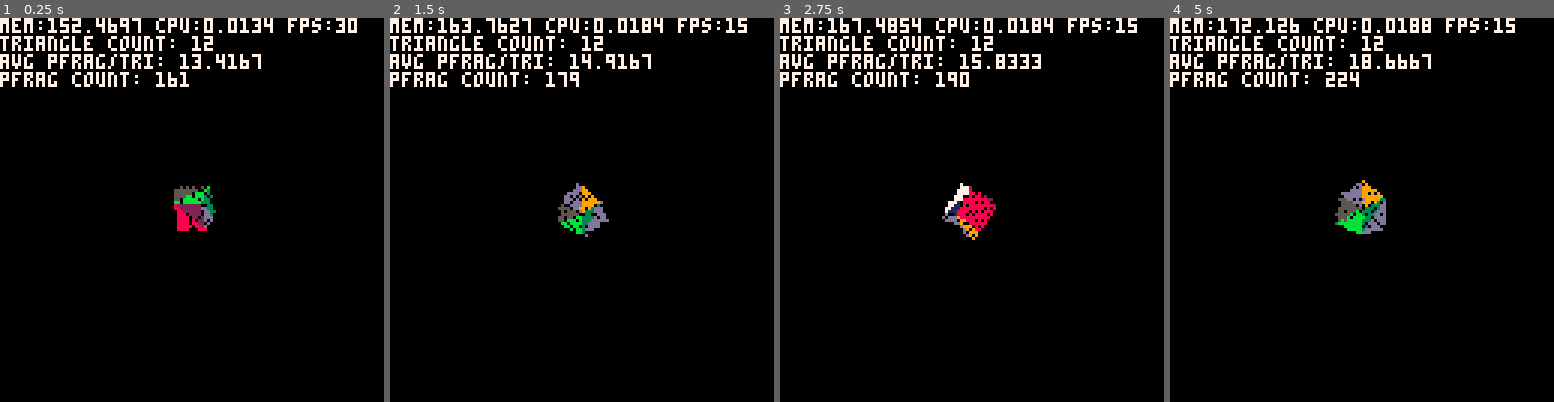
Above: before the commit, frames 1-4 (left to right).
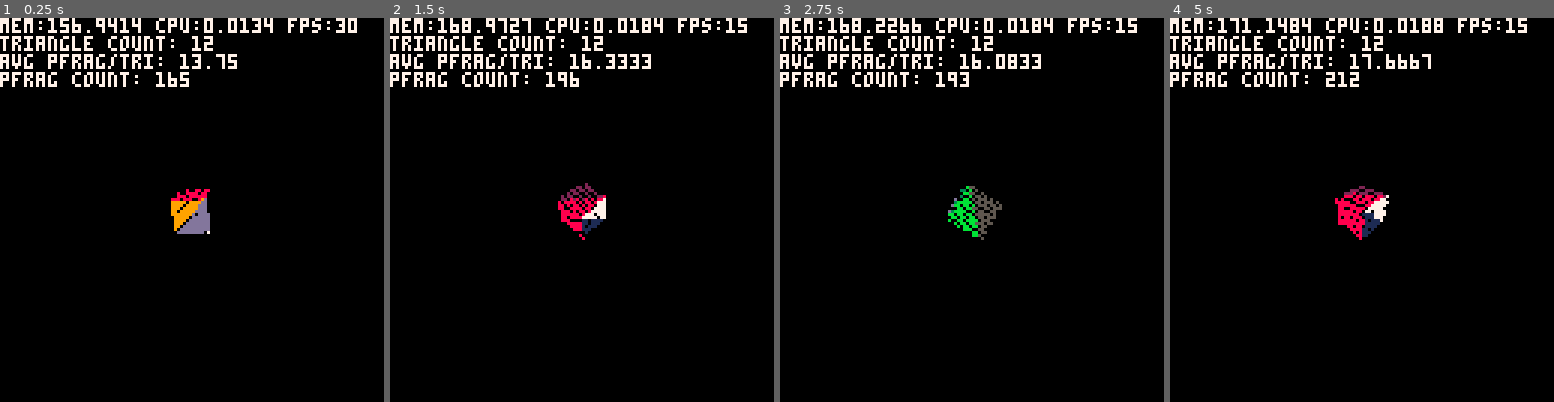
Above: after the commit, the same moments.

Repository: sthilaid/pico-8-carts
Game: PICO-8 cartridge cube.p8
Two runs of this game, one before a commit and one after it. Both use one fixed random seed, a clock stepped at 60 frames per second and the inputs below.
Inputs:
- Up to frame 1 (0.25 s): no input
- Up to frame 2 (1.5 s): no input
- Up to frame 3 (2.75 s): hold Up 2.15-2.42 s
- Up to frame 4 (5 s): hold Down 3.63-3.97 s; hold Up from 4.73 s (still down)

The runs differ from the first frame. In frame 1, 1.5% of the frame differs, in the area x 18-68%, y 0-57%; in frame 2, 1.5%; in frame 3, 1.4%; in frame 4, 2.6%, in the area x 18-93%, y 0-58%.

Commit message:
fixed pixel ordering

Diff:
--- a/cube.p8
+++ b/cube.p8
@@ -11,7 +11,7 @@
 function _init()
    --camera = perspective2(45, 1, 0.1, 1000)
    --camera = ortho(-5, 5, 5, -5, 0.1, 100)
-   camera = perspective(-3, 3, 3, -3, 2, 100)
+   camera = perspective(-3, 3, 3, -3, -2, -100)
    cube = object(transmatrix(vpoint(0,0,8)), cubemesh())
    add(objects, cube)
 
@@ -76,6 +76,14 @@
    end
 end
 
+-------------------------------------------------------------------------------
+-- floats
+
+function sign(x)
+   if x < 0 then    return -1
+   else             return 1
+   end
+end
 -------------------------------------------------------------------------------
 -- vectors
 
@@ -91,6 +99,11 @@
 function vdistsqr(v1, v2) local dv = vsub(v2,v1) return vdot(dv,dv) end
 function vstr(v) return "["..v[1]..","..v[2]..","..v[3]..","..v[4].."]" end
 function vstr3(v) return "["..v[1]..","..v[2]..","..v[3].."]" end
+function vcross(v1,v2) return {v1[2]*v2[3] - v1[3]*v2[2],
+                               v1[3]*v2[1] - v1[1]*v2[3],
+                               v1[1]*v2[2] - v1[2]*v2[1],
+                               0}
+end
 
 -------------------------------------------------------------------------------
 -- matrix
@@ -208,12 +221,12 @@
    print(vstr(m[3]))
    print(vstr(m[4]))
 end
-
-function meshdata(vertices, textureCoords, normals, triangles)
+function meshdata(vertices, textureCoords, normals, triangles, cullBackface)
    return {verts=vertices,
            uvs=textureCoords,
            normals=normals,
-           tris=triangles}
+           tris=triangles,
+           cullBackface=cullBackface}
 end
 function object(mat, mesh) return {mat=mat, mesh=mesh, vFrags={}, pFrags={}} end
 
@@ -273,6 +286,11 @@
          end
          add(obj.vFrags, clippedTriangleFrags) -- accumulate screen space clipped triangles
       end
+      ---------------------------------
+      -- local test={}
+      -- add(test, obj.vFrags[1])
+      -- obj.vFrags = test
+      ---------------------------------
    end
 end
 
@@ -293,6 +311,14 @@
          local p1 = vpoint(vfragTriangle[1].vx, vfragTriangle[1].vy, vfragTriangle[1].vz)
          local p2 = vpoint(vfragTriangle[2].vx, vfragTriangle[2].vy, vfragTriangle[2].vz)
          local p3 = vpoint(vfragTriangle[3].vx, vfragTriangle[3].vy, vfragTriangle[3].vz)
+
+         -- if obj.mesh.cullBackface then
+         --    triNormal = vcross(p1, p2)
+         --    if vdot(triNormal, vscale(p1,-1)) < 0 then
+         --       break
+         --    end
+         -- end
+
          local uv1 = point2d(vfragTriangle[1].u, vfragTriangle[1].v)
          local uv2 = point2d(vfragTriangle[2].u, vfragTriangle[2].v)
          local uv3 = point2d(vfragTriangle[3].u, vfragTriangle[3].v)
@@ -304,7 +330,7 @@
          local pmin_y = min(min(p1[2], p2[2]), p3[2])
          local pmax_x = max(max(p1[1], p2[1]), p3[1])
          local pmax_y = max(max(p1[2], p2[2]), p3[2])
-         --print("min: "..pstr(pmin).." max: "..pstr(pmax))
+         --print("min: "..pmin_x..","..pmin_y.." max: "..pmax_x..","..pmax_y)
          --print("params: a:"..edgeParams[1].a.."b: "..edgeParams[1].b.."c: "..edgeParams[1].c)
          local triPixelFragCount = 0
          for x=pmin_x, pmax_x do
@@ -312,10 +338,16 @@
                local isInside = true
                local edgeValues = {}
                for e=1,3 do
+                  -- hack while i figure how to properly do backface culling at the tri level
                   edgeValues[e] = edgeSign(x,y, edgeParams[e].a, edgeParams[e].b, edgeParams[e].c)
-                  isInside = isInside and edgeValues[e] >= 0
-                  if (not isInside) break
+                  --isInside = e==1 or edgeValues[e] == 0 or sign(edgeValues[e]) == sign(edgeValues[e-1])
+                  isInside = isInside and edgeValues[e] <= 0
+                  if not isInside then
+                     break
+                  end
                end
+               --print(edgeValues[1])
+               --print("("..x..","..y.."): "..edgeValues[1]..","..edgeValues[2]..","..edgeValues[3])
                if isInside then
                   local areaSum = (edgeValues[1]  + edgeValues[2] + edgeValues[3])
                   -- should use perspective corrected coordinates?
@@ -415,7 +447,9 @@
          {{7,6,3}, {5,12,3}, {6,7,3}},
          {{2,9,4}, {4,5,4}, {8,10,4}},
          {{1,3,5}, {3,2,5}, {4,5,5}},
-         {{5,12,6}, {1,3,6}, {2,9,6}}})
+         {{5,12,6}, {1,3,6}, {2,9,6}}},
+   -- cullBackface
+   true)
 end
 
 __gfx__
